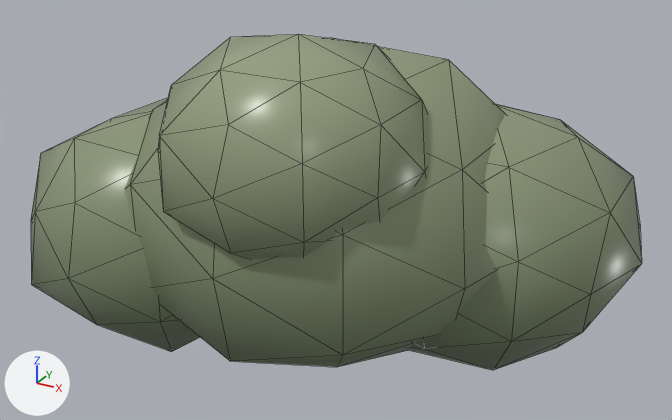
A saved change to the glTF model public/assets/models/bush-a.glb.
The view is the same before and after, from a 50 mm camera at (0.998, -1.79, 1.282) aimed at (-0.007, 0.038, 0.368). The lights are fixed; the arrows at lower left show +X, +Y and +Z. The picture after the commit comes second. Mesh edges are drawn as thin lines. Vertices at exactly the same position are counted once.

The older version as bpy lines, for what is in view:
```python
mat_olw_foliage = bpy.data.materials.new('olw_foliage')
mat_olw_foliage.use_nodes = True; mat_olw_foliage.node_tree.nodes.clear()
_N = mat_olw_foliage.node_tree.nodes; _L = mat_olw_foliage.node_tree.links
n0 = _N.new('ShaderNodeBsdfPrincipled'); n0.name = 'Principled BSDF'
n0.inputs[2].default_value = 0.329  # 'Roughness'
n1 = _N.new('ShaderNodeOutputMaterial'); n1.name = 'Material Output'
n2 = _N.new('ShaderNodeMix'); n2.name = 'Mix'
n2.data_type = 'RGBA'
n2.blend_type = 'MULTIPLY'
n2.inputs[0].default_value = 1.0  # 'Factor'
n3 = _N.new('ShaderNodeVertexColor'); n3.name = 'Color Attribute'
_L.new(n0.outputs[0], n1.inputs[0])  # 'BSDF' to 'Surface'
_L.new(n2.outputs[2], n0.inputs[0])  # 'Result' to 'Base Color'
_L.new(n3.outputs[0], n2.inputs[6])  # 'Color' to 'A'
me_mesh_0 = bpy.data.meshes.new('Mesh_0')
me_mesh_0.from_pydata(...)  # 210 vertices, 400 faces; spans x -1.0..1.0, y -0.84..0.84, z -0.58..0.58
me_mesh_0.materials.append(mat_olw_foliage)
ob_bush_a = bpy.data.objects.new('bush-a', me_mesh_0)
ob_bush_a.location = (-0.007, 0.07, 0.448)
ob_bush_a.scale = (0.711, 0.711, 0.711)
```
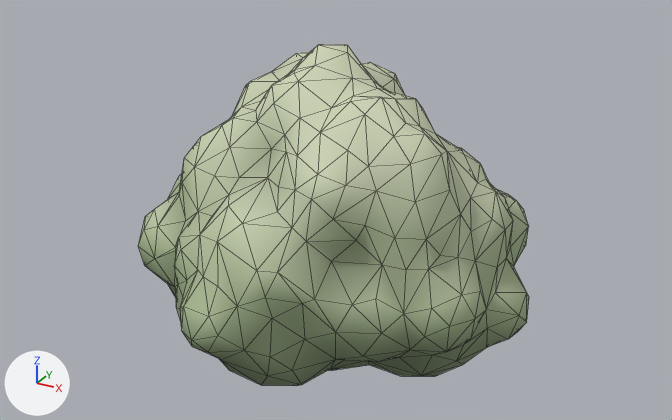
Where the change shows, as pixel boxes [x1, y1, x2, y2] in the pictures (672 x 420 px):
'bush-a', surface changed, reshaped, moved, rescaled (36% narrower): before [31, 34, 642, 370]; after [138, 44, 529, 386]
part 1 of me_mesh_0, rebuilt: before [124, 38, 506, 367]; after [138, 44, 529, 386]
part 2 of me_mesh_0, deleted: before [158, 34, 428, 259]
part 3 of me_mesh_0, deleted: before [31, 98, 200, 352]
part 4 of me_mesh_0, deleted: before [408, 104, 642, 370]

Diff of the bpy script that builds the scene:
```diff
--- a/public/assets/models/bush-a.glb.py
+++ b/public/assets/models/bush-a.glb.py
@@ mat_olw_foliage @@
 n0 = _N.new('ShaderNodeBsdfPrincipled'); n0.name = 'Principled BSDF'
-n0.inputs[2].default_value = 0.329  # 'Roughness'
+n0.inputs[2].default_value = 0.9  # 'Roughness'
 n1 = _N.new('ShaderNodeOutputMaterial'); n1.name = 'Material Output'
@@ mat_olw_foliage @@
 n2 = _N.new('ShaderNodeMix'); n2.name = 'Mix'
 n2.inputs[0].default_value = 1.0  # 'Factor'
+n2.inputs[7].default_value = (0.8, 0.8, 0.8, 1.0)  # 'B', white #e7e7e7
 n3 = _N.new('ShaderNodeVertexColor'); n3.name = 'Color Attribute'
@@ me_mesh_0 @@
 # used by ob_bush_a; location = (-0.007, 0.07, 0.448); scale = (0.711, 0.711, 0.711)
-me_mesh_0.from_pydata(...)  # 210 vertices, 400 faces; spans x -1.0..1.0, y -0.84..0.84, z -0.58..0.58
+me_mesh_0.from_pydata(...)  # 443 vertices, 882 faces; spans x -1.0..1.0, y -0.98..0.98, z -0.84..0.84
+# me_mesh_0 part 1: the loose piece of 42 vertices spanning x -0.66..0.74, y -0.77..0.65, z -0.56..0.5 is rebuilt with 443 vertices and now spans x -1.0..1.0, y -0.98..0.98, z -0.84..0.84
+# me_mesh_0 part 2: the loose piece of 42 vertices spanning x -0.36..0.48, y -0.84..0.0, z -0.11..0.58 is deleted
+# me_mesh_0 part 3: the loose piece of 42 vertices spanning x -1.0..-0.05, y -0.79..0.23, z -0.58..0.23 is deleted
+# me_mesh_0 part 4: the loose piece of 42 vertices spanning x -0.09..1.0, y -0.4..0.62, z -0.55..0.3 is deleted
+# other edits to the shape of me_mesh_0 do not show in these pictures
 me_mesh_0.materials.append(mat_olw_foliage)
@@ ob_bush_a @@
 ob_bush_a = bpy.data.objects.new('bush-a', me_mesh_0)
-ob_bush_a.location = (-0.007, 0.07, 0.448)
-ob_bush_a.scale = (0.711, 0.711, 0.711)
+ob_bush_a.location = (0.027, 0.002, 0.386)
+ob_bush_a.scale = (0.457, 0.457, 0.457)
```
